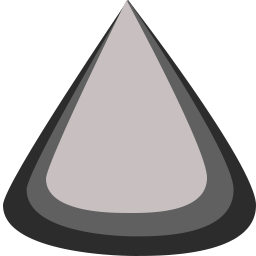
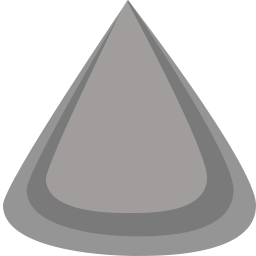
Revision of a layered 256×256 image; what changed, layer by layer:
"Shape 1 copy 2": opacity 100% → 50% over [46, 0, 207, 213]
"Shape 1 copy": opacity 100% → 50% over [26, 0, 234, 237]
"Shape 1": opacity 100% → 50% over [3, 0, 256, 256]
